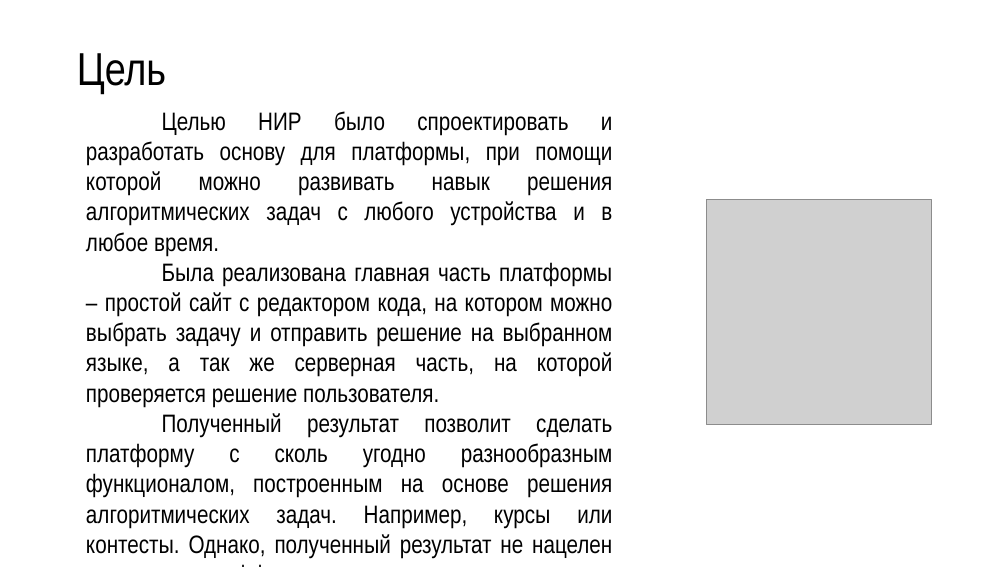
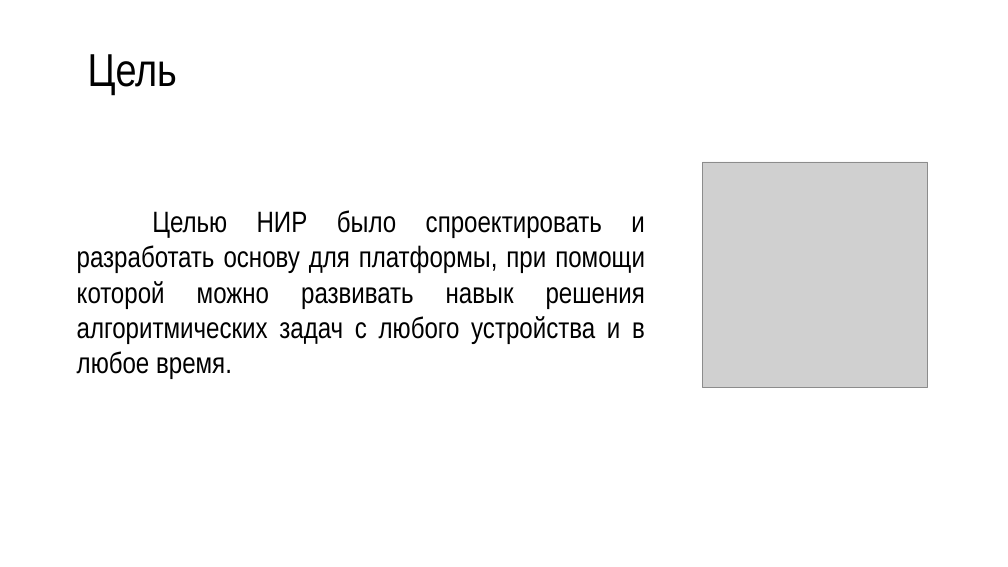
Before and after one commit to R3nnyWeb/codest-open, a slide deck: slide 2 of Презентация Microsoft PowerPoint.pptx. Drawn at 1008x567 pixels with LibreOffice and Linux fonts; fonts in the diff are those of the drawing; grey boxes stand for pictures; background and template pictures are left out. Boxes give left, top, right and bottom in pixels: in the first picture for what was removed or moved away, otherwise in the second. Text is boxed around its words. In the diff, an @@ line names an element or a change of style, - is before the commit and + after.

```diff
--- a/Презентация Microsoft PowerPoint.pptx
+++ b/Презентация Microsoft PowerPoint.pptx
@@ title "Цель": place and size @@
-title "Цель" at [77,53,166,94]
+title "Цель" at [88,54,177,95]
@@ picture: place and size @@
-picture at [706,200,932,425]
+picture at [702,162,928,387]
@@ text "Целью НИР было спроектировать и ...": place and size @@
-text "Целью НИР было спроектировать и ..." at [86,111,613,559]
+text "Целью НИР было спроектировать и ..." at [77,210,645,343]
@@ text "Целью НИР было спроектировать и ..." at [77,210,645,343]: size 24 to 28 pt @@
@@ text at [86,262,613,559]: paragraphs removed @@
-Была реализована главная часть платформы – простой сайт с редактором кода, на котором можно выбрать задачу и отправить решение на выбранном языке, а так же серверная часть, на которой проверяется решение пользователя.
-Полученный результат позволит сделать платформу с сколь угодно разнообразным функционалом, построенным на основе решения алгоритмических задач. Например, курсы или контесты. Однако, полученный результат не нацелен на анализ эффективности решения, лишь на правильность.
```
Also in this commit, not shown: 4 other slides changed, 10 slides added, 1 slide removed, 1 other file.
